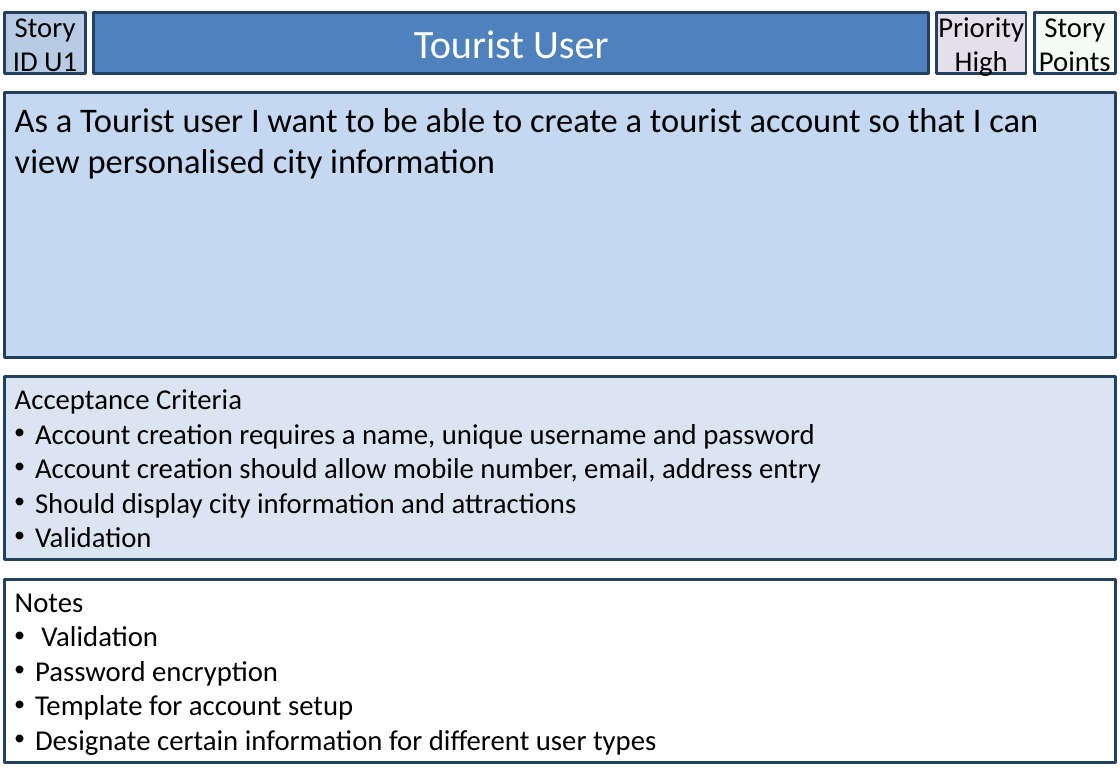
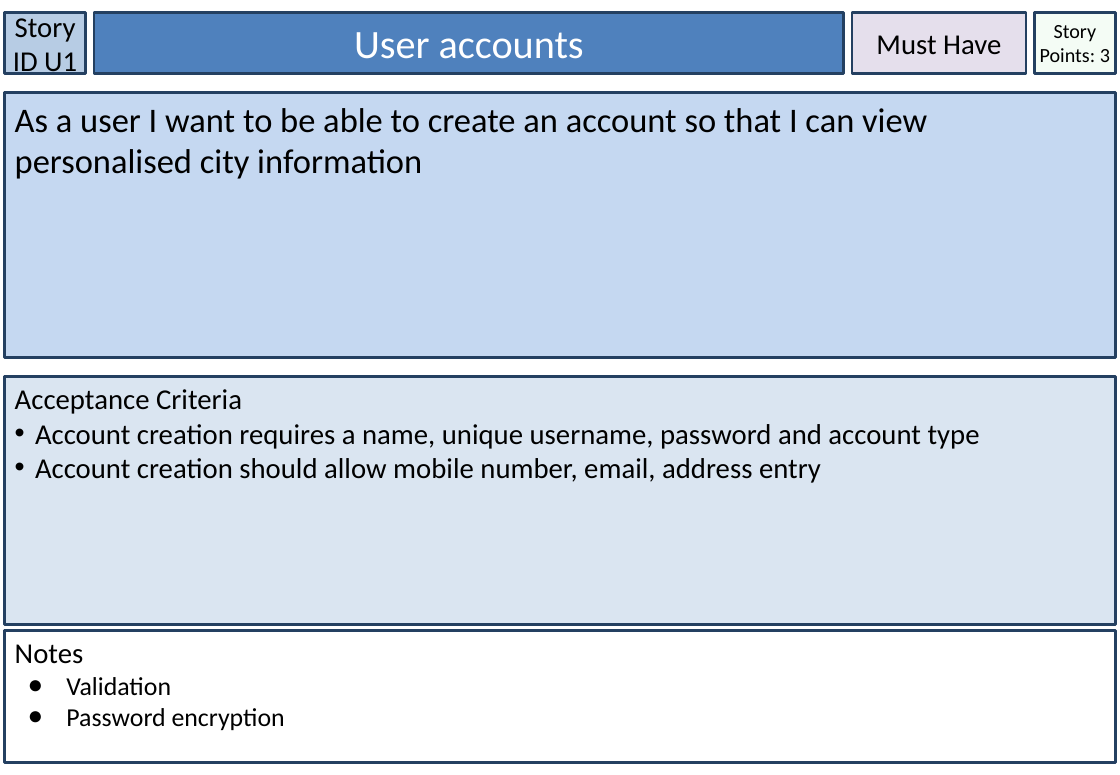
Before and after one commit to LaineBuraga/Discover-Brisbane, a slide deck: slide 2 of User Stories.pptx. Drawn at 1120x775 pixels with LibreOffice and Linux fonts; fonts in the diff are those of the drawing. Boxes give left, top, right and bottom in pixels: in the first picture for what was removed or moved away, otherwise in the second. Text is boxed around its words. In the diff, an @@ line names an element or a change of style, - is before the commit and + after.

Commit message:
[15/08] latest update on backlog, release sprint plan and user stories

```diff
--- a/User Stories.pptx
+++ b/User Stories.pptx
@@ rectangle "User accounts": place and size @@
-rectangle "User accounts" at [94,12,929,73]
+rectangle "User accounts" at [94,12,844,73]
@@ rectangle "Must Have": place and size @@
-rectangle "Must Have" at [937,12,1027,73]
+rectangle "Must Have" at [852,12,1026,73]
@@ text in rectangle at [1040,25,1110,62]: text changed; size 20 to 14 pt @@
-Story Points
+Story Points: 3
@@ text in rectangle at [354,32,584,59]: text changed @@
-Tourist User
+User accounts
@@ text in rectangle at [876,35,1001,55]: text changed @@
-Priority
-High
+Must Have
@@ text in rectangle at [15,108,927,179]: text changed @@
-As a Tourist user I want to be able to create a tourist account so that I can view personalised city information
+As a user I want to be able to create an account so that I can view personalised city information
@@ rectangle "Acceptance Criteria": place and size @@
-rectangle "Acceptance Criteria" at [4,377,1116,561]
+rectangle "Acceptance Criteria" at [4,377,1116,626]
@@ text in rectangle at [35,424,980,449]: text changed @@
-• Account creation requires a name, unique username and password
+• Account creation requires a name, unique username, password and account type
@@ text in rectangle at [35,493,577,548]: paragraphs removed @@
-• Should display city information and attractions
-• Validation
@@ rectangle "Notes": place and size @@
-rectangle "Notes" at [4,580,1116,763]
+rectangle "Notes" at [4,632,1116,763]
@@ text in rectangle at [66,677,285,730]: size 20 to 18 pt in "Validation", "Password encryption"; bullet • to ● @@
@@ text in rectangle at [35,695,656,755]: paragraphs removed @@
-• Template for account setup
-• Designate certain information for different user types
```
Also in this commit, not shown: 13 other slides changed, 1 slide added, 19 slides removed, 2 other files.
